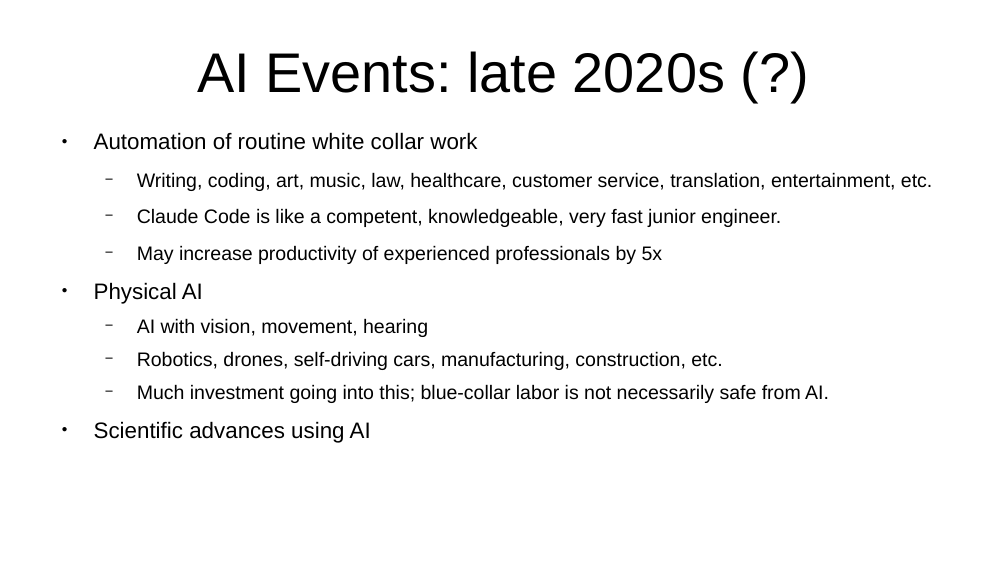
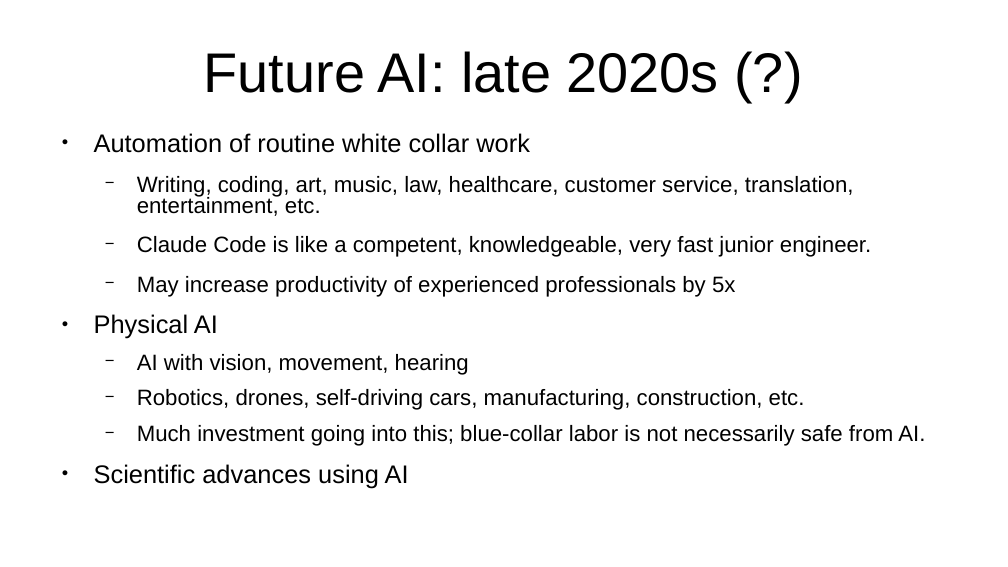
Before and after one commit to ClintStaley/AITalks, a slide deck: slide 26 of UATX/FullPreso2026.pptx (slide 20 before the commit). Drawn at 1008x567 pixels with LibreOffice and Linux fonts; fonts in the diff are those of the drawing. Boxes give left, top, right and bottom in pixels: in the first picture for what was removed or moved away, otherwise in the second. Text is boxed around its words. In the diff, an @@ line names an element or a change of style, - is before the commit and + after.

```diff
--- a/UATX/FullPreso2026.pptx
+++ b/UATX/FullPreso2026.pptx
@@ text at (x1=204, y1=51, x2=719, y2=93): text changed @@
-AI Events: late 2020s (?)
+Future AI: late 2020s (?)
@@ text "Automation of routine white collar ..." at (x1=94, y1=133, x2=925, y2=488): size 17.6 to 20 pt in "Automation of routine white collar work", "Physical AI", "Scientific advances using AI"; size 15.4 to 17.5 pt in "Writing, coding, art, music, law, healthcare, customer ...", "Claude Code is like a competent, knowledgeable, ...", "May increase productivity of experienced professionals by ...", "AI with vision, movement, hearing" and 2 more places @@
```
Also in this commit, not shown: 2 other slides changed, 4 slides added, 1 slide removed, 1 other file.
